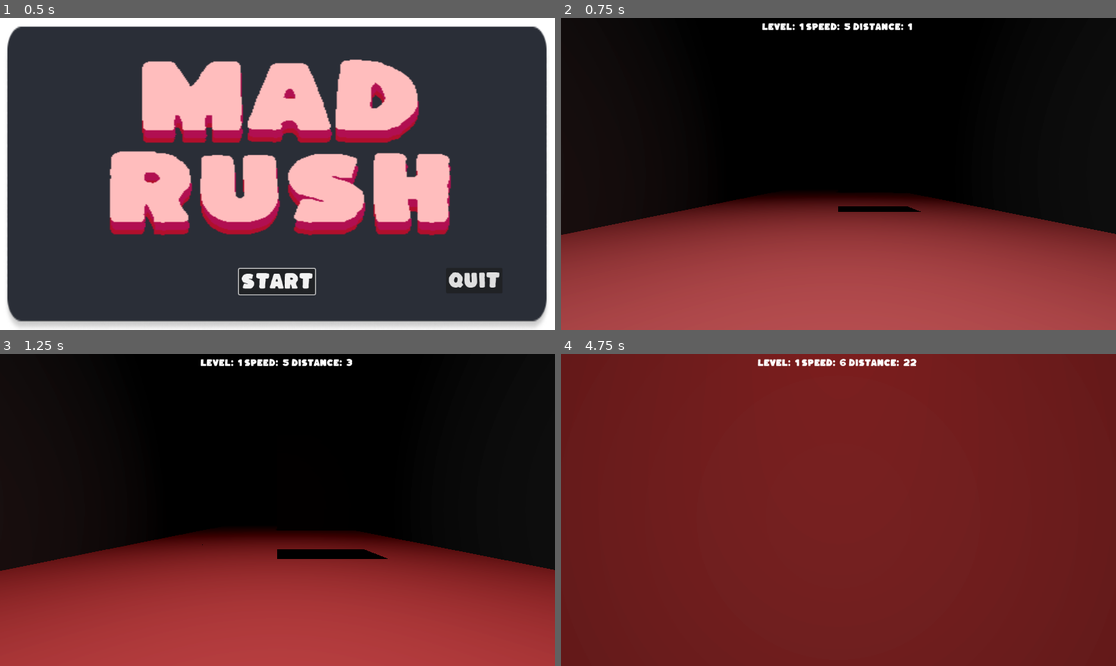
Above: before the commit, frames 1-4 (two rows, left to right).
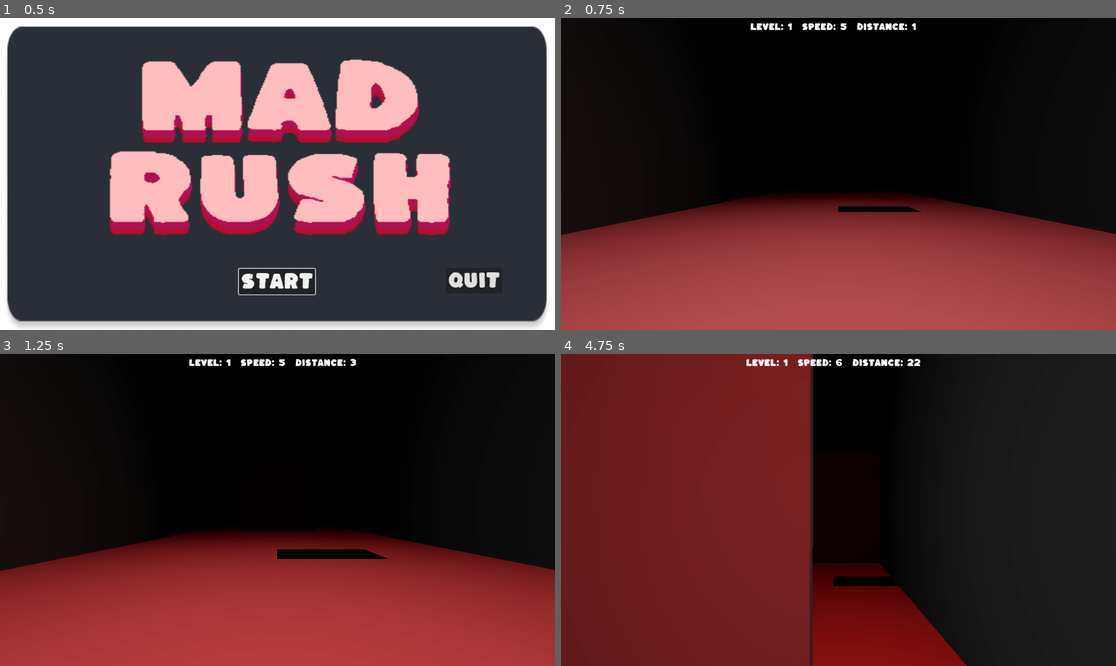
Above: after the commit, the same moments.

Repository: finalsabbath/3d-runner
Game: Godot game, scene res://scenes/main_menu.tscn
The game is run twice, just before and just after one commit, with the same random seed, the same clock (stepped at 60 frames per second) and the same inputs.
Inputs:
- Up to frame 1 (0.5 s): no input
- Up to frame 2 (0.75 s): click "Start" at 0.5 s
- Up to frame 3 (1.25 s): no input
- Up to frame 4 (4.75 s): hold Right (move_right) 1.28-2.03 s; tap Space (jump) at 1.52, 2.27, 3.77, 4.52 s; hold Down (ui_down) 2.03-2.78 s; hold Right (move_right) 2.78-3.53 s; hold Up (ui_up) 3.53-4.28 s; hold Left (move_left) from 4.28 s (still down)

Frame 1 is identical in both runs. In frame 2, 0.5% of the frame differs, in the area x 34-64%, y 1-5%; in frame 3, 0.5%; in frame 4, 50%, in the area x 33-100%, y 0-100%.

Commit message:
allow barriers to spawn in middle.  Fix box placement so they dont clip outside.  Some UI adjustments

Diff:
--- a/3d-runner/scenes/prefabs/ui/ui.tscn
+++ b/3d-runner/scenes/prefabs/ui/ui.tscn
@@ -21,6 +21,7 @@
 offset_right = 20.0
 offset_bottom = 40.0
 grow_horizontal = 2
+theme_override_constants/separation = 20
 
 [node name="Level" type="Label" parent="HBoxContainer"]
 unique_name_in_owner = true
@@ -54,9 +55,10 @@
 [node name="VBoxContainer" type="VBoxContainer" parent="EndScreen"]
 layout_mode = 0
 offset_left = 154.0
-offset_top = 119.0
+offset_top = 132.0
 offset_right = 480.0
-offset_bottom = 184.0
+offset_bottom = 229.0
+theme_override_constants/separation = 20
 
 [node name="Level" type="Label" parent="EndScreen/VBoxContainer"]
 layout_mode = 2
@@ -76,10 +78,10 @@
 [node name="HBoxContainer" type="HBoxContainer" parent="EndScreen"]
 custom_minimum_size = Vector2(20, 0)
 layout_mode = 0
-offset_left = 124.0
-offset_top = 325.0
-offset_right = 546.0
-offset_bottom = 376.0
+offset_left = 107.0
+offset_top = 342.0
+offset_right = 529.0
+offset_bottom = 393.0
 theme_override_constants/separation = 50
 
 [node name="TryAgain" type="Button" parent="EndScreen/HBoxContainer"]
--- a/3d-runner/scripts/controllers/terrain_controller.gd
+++ b/3d-runner/scripts/controllers/terrain_controller.gd
@@ -86,8 +86,9 @@
 		Enums.ObstacleType.BARRIER:
 			options.append(4)
 			options.append(-4)
+			options.append(0)
 			pos_x = options[randi() % options.size()]
 		Enums.ObstacleType.BOX:
-			pos_x = randf_range(-TERRAIN_WIDTH/2,TERRAIN_WIDTH/2)
+			pos_x = randf_range((-TERRAIN_WIDTH/2)+1,(TERRAIN_WIDTH/2)-1)
 
 	return pos_x
Not shown, changed: README.md
